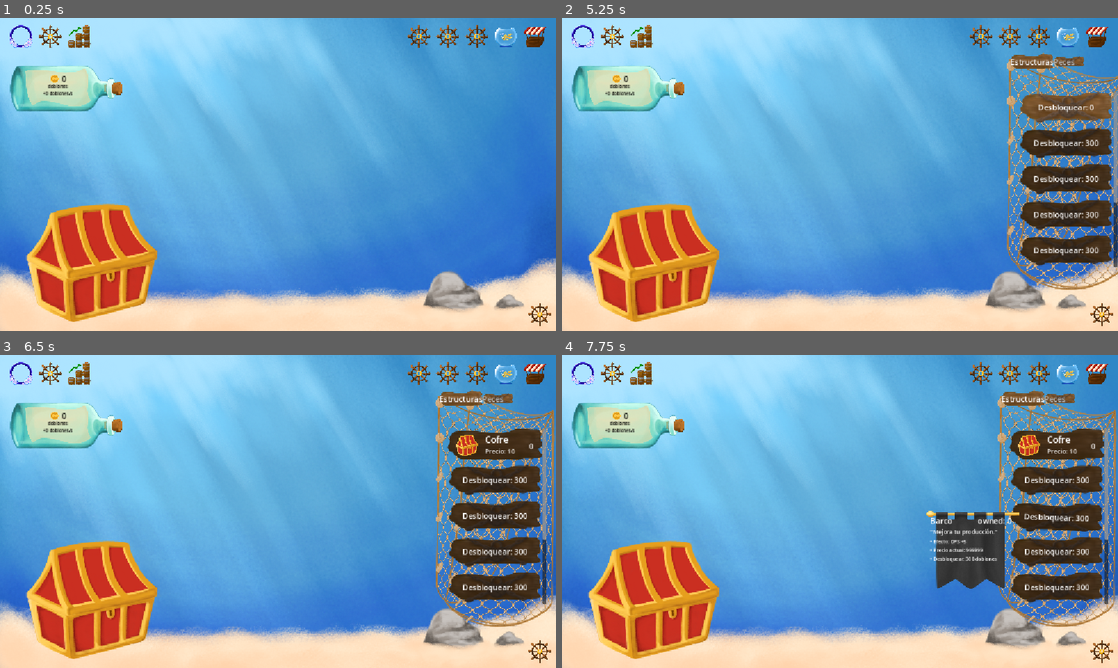
Above: before the commit, frames 1-4 (two rows, left to right).
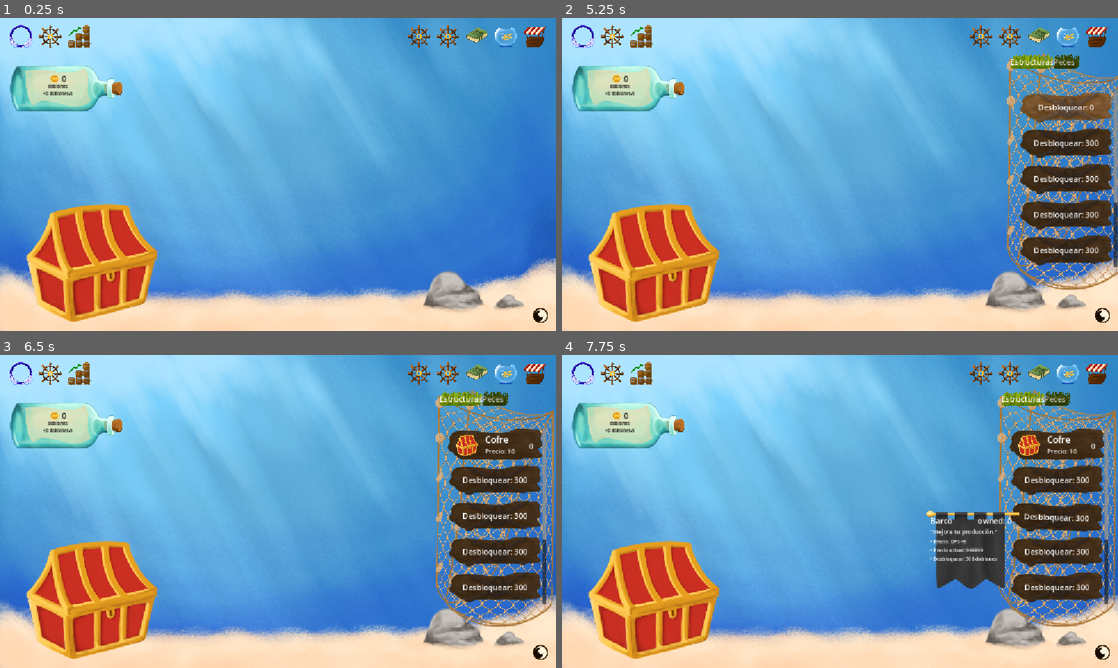
Above: after the commit, the same moments.

Repository: Niett204/fish-clicks
Game: Godot game, scene res://scenes/main.tscn
Same seed, same stepped clock (60 frames per second), same inputs: the game is played once before the commit and once after it.
Inputs (mouse positions are in pixels of both pictures, inside the frame that each line leads up to):
- Up to frame 1 (0.25 s): no input
- Up to frame 2 (5.25 s): click (584, 36) at 0.5 s; click (639, 36) at 1.25 s; click (979, 36) at 2 s; click (1012, 36) at 2.75 s; click (1040, 36) at 3.5 s; click (1067, 36) at 4.25 s; click (1095, 36) at 5 s
- Up to frame 3 (6.5 s): click (494, 445) at 5.75 s
- Up to frame 4 (7.75 s): click (1056, 480) at 6.52 s; click (1056, 514) at 7.27 s

The runs differ from the first frame. In frame 1, 0.3% of the frame differs, in the area x 83-100%, y 2-99%; in frame 2, 0.8%, in the area x 80-100%, y 2-99%; in frame 3, 0.8%; in frame 4, 0.8%.

Commit message:
api: add login endpoint

Diff:
--- a/client/fish-clicks-main/scenes/info_extra_panel.gd
+++ b/client/fish-clicks-main/scenes/info_extra_panel.gd
@@ -34,8 +34,7 @@
 	desc: String,
 	b1: String,
 	b2: String,
-	b3: String,
-	extra: String
+	b3: String
 ) -> void:
 	_show_token += 1
 	_cancel_hide()
--- a/client/fish-clicks-main/scenes/main.gd
+++ b/client/fish-clicks-main/scenes/main.gd
@@ -467,8 +467,8 @@
 
 func _mostrar_monedas_y_burbujas() -> void:
 	# Carga imágenes
-	var coin_tex: Texture2D = load("res://assets/doblon_tres_cuartos.png")
-	var bubble_tex: Texture2D = load("res://assets/burbuja.png")
+	var coin_tex: Texture2D = load("res://assets/misc/doblon_tres_cuartos.png")
+	var bubble_tex: Texture2D = load("res://assets/misc/burbuja.png")
 
 	# Punto de spawn: un poco más arriba del sprite del cofre
 	var base_pos: Vector2 = chest_sprite.global_position + Vector2(0, -60)
--- a/client/fish-clicks-main/scenes/main.tscn
+++ b/client/fish-clicks-main/scenes/main.tscn
@@ -9,16 +9,17 @@
 [ext_resource type="Texture2D" uid="uid://bumfn7ywlc7r5" path="res://assets/estructuras/cofre_abierto_lleno.png" id="7_a8y0u"]
 [ext_resource type="Texture2D" uid="uid://di0p043eru4vj" path="res://assets/ui/iconos/icono_perfil.png" id="8_eb6dy"]
 [ext_resource type="Script" uid="uid://dl0sgr2smpium" path="res://scenes/info_extra_panel.gd" id="8_tipki"]
-[ext_resource type="Texture2D" uid="uid://bva22m6ipd063" path="res://assets/ui/tabla.png" id="9_85g3d"]
 [ext_resource type="Texture2D" uid="uid://bapfvmfpgbe7p" path="res://assets/ui/iconos/icono_opciones.png" id="9_trceg"]
 [ext_resource type="Texture2D" uid="uid://casqwt2ogwyax" path="res://assets/ui/iconos/icono_stats.png" id="10_a8y0u"]
 [ext_resource type="Texture2D" uid="uid://bdp4yakc85yet" path="res://assets/ui/iconos/icono_inventario.png" id="11_a8y0u"]
+[ext_resource type="Texture2D" uid="uid://rljxhda6odwj" path="res://assets/ui/iconos/icono_enciclopedia.png" id="11_yc10j"]
 [ext_resource type="Texture2D" uid="uid://21q76o4ppybq" path="res://assets/ui/iconos/icono_tienda.png" id="12_jkv2x"]
 [ext_resource type="Texture2D" uid="uid://b33wxaxja8jx0" path="res://assets/ui/red.png" id="13_jkv2x"]
 [ext_resource type="Texture2D" uid="uid://c5ht6q767emx5" path="res://assets/ui/botella_mensaje.png" id="13_muem4"]
 [ext_resource type="Texture2D" uid="uid://cn5n3a2h1n5m3" path="res://assets/misc/doblon_frontal.png" id="14_dp3eg"]
-[ext_resource type="Texture2D" uid="uid://bx28me4bvwn16" path="res://assets/ui/tabla_bloqueada (1).png" id="14_jbj1t"]
-[ext_resource type="Texture2D" uid="uid://bgs77das3fpu1" path="res://assets/ui/bandera.png" id="19_0ld40"]
+[ext_resource type="Texture2D" uid="uid://tyjvk13keej5" path="res://assets/ui/alga.png" id="18_yc10j"]
+[ext_resource type="Texture2D" uid="uid://bf4pt3ldg3d0c" path="res://assets/ui/bandera.png" id="19_0ld40"]
+[ext_resource type="Texture2D" uid="uid://cxeimq0em71f1" path="res://assets/ui/iconos/icono_hud_abierto.png" id="21_jscy8"]
 
 [sub_resource type="RectangleShape2D" id="RectangleShape2D_tefeu"]
 size = Vector2(268, 237)
@@ -34,10 +35,17 @@
 [sub_resource type="StyleBoxEmpty" id="StyleBoxEmpty_jkv2x"]
 
 [sub_resource type="StyleBoxTexture" id="StyleBoxTexture_0ld40"]
-texture = ExtResource("14_jbj1t")
+texture = ExtResource("18_yc10j")
+modulate_color = Color(0.48178947, 0.48178947, 0.48178947, 1)
+
+[sub_resource type="StyleBoxTexture" id="StyleBoxTexture_yc10j"]
+texture = ExtResource("18_yc10j")
+texture_margin_left = 5.0
+texture_margin_right = 5.0
+modulate_color = Color(0.83033526, 0.83033514, 0.83033514, 1)
 
 [sub_resource type="StyleBoxTexture" id="StyleBoxTexture_jbj1t"]
-texture = ExtResource("9_85g3d")
+texture = ExtResource("18_yc10j")
 
 [sub_resource type="StyleBoxEmpty" id="StyleBoxEmpty_muem4"]
 
@@ -75,6 +83,7 @@
 texture = ExtResource("7_a8y0u")
 
 [node name="CollisionShape2D" type="CollisionShape2D" parent="Cofre" unique_id=1343405143]
+visible = false
 position = Vector2(188, 507.5)
 shape = SubResource("RectangleShape2D_tefeu")
 
@@ -167,7 +176,7 @@
 [node name="BtnEncyclopedia" type="TextureButton" parent="UI/Root/HUD/TopBar/RightGroup" unique_id=1034668082]
 custom_minimum_size = Vector2(48, 48)
 layout_mode = 2
-texture_normal = ExtResource("9_trceg")
+texture_normal = ExtResource("11_yc10j")
 ignore_texture_size = true
 stretch_mode = 5
 
@@ -284,6 +293,7 @@
 grow_vertical = 2
 theme_override_styles/panel = SubResource("StyleBoxEmpty_jkv2x")
 theme_override_styles/tab_unselected = SubResource("StyleBoxTexture_0ld40")
+theme_override_styles/tab_hovered = SubResource("StyleBoxTexture_yc10j")
 theme_override_styles/tab_selected = SubResource("StyleBoxTexture_jbj1t")
 current_tab = 0
 
@@ -408,24 +418,25 @@
 theme_override_font_sizes/font_size = 10
 
 [node name="BtnHideHUD" type="TextureButton" parent="UI/Root" unique_id=2090329672]
-custom_minimum_size = Vector2(48, 48)
+custom_minimum_size = Vector2(32, 32)
 layout_mode = 1
 anchors_preset = 3
 anchor_left = 1.0
 anchor_top = 1.0
 anchor_right = 1.0
 anchor_bottom = 1.0
-offset_left = -58.0
-offset_top = -58.0
-offset_right = -10.0
-offset_bottom = -10.0
+offset_left = -48.0
+offset_top = -48.0
+offset_right = -16.0
+offset_bottom = -16.0
 grow_horizontal = 0
 grow_vertical = 0
-texture_normal = ExtResource("9_trceg")
+texture_normal = ExtResource("21_jscy8")
 ignore_texture_size = true
 stretch_mode = 5
 
 [node name="SwimArea" type="Node2D" parent="." unique_id=1141987209]
+visible = false
 
 [node name="CollisionShape2D" type="CollisionShape2D" parent="SwimArea" unique_id=1106963454]
 position = Vector2(577, 322)
--- a/client/fish-clicks-main/scenes/shop_item_card.gd
+++ b/client/fish-clicks-main/scenes/shop_item_card.gd
@@ -112,8 +112,7 @@
 		extra_desc,
 		extra_b1,
 		extra_b2,
-		extra_b3,
-		extra_footer
+		extra_b3
 	)
 
 func _on_exit_info() -> void:
Binary file added: client/fish-clicks-main/assets/ui/alga.png
Not shown, added: client/fish-clicks-main/assets/ui/alga.png.import
Binary file added: client/fish-clicks-main/assets/ui/iconos/icono_enciclopedia.png
Not shown, added: client/fish-clicks-main/assets/ui/iconos/icono_enciclopedia.png.import
Binary file added: client/fish-clicks-main/assets/ui/iconos/icono_hud_abierto.png
Not shown, added: client/fish-clicks-main/assets/ui/iconos/icono_hud_abierto.png.import
Binary file added: client/fish-clicks-main/assets/ui/iconos/icono_hud_cerrado.png
Not shown, added: client/fish-clicks-main/assets/ui/iconos/icono_hud_cerrado.png.import
